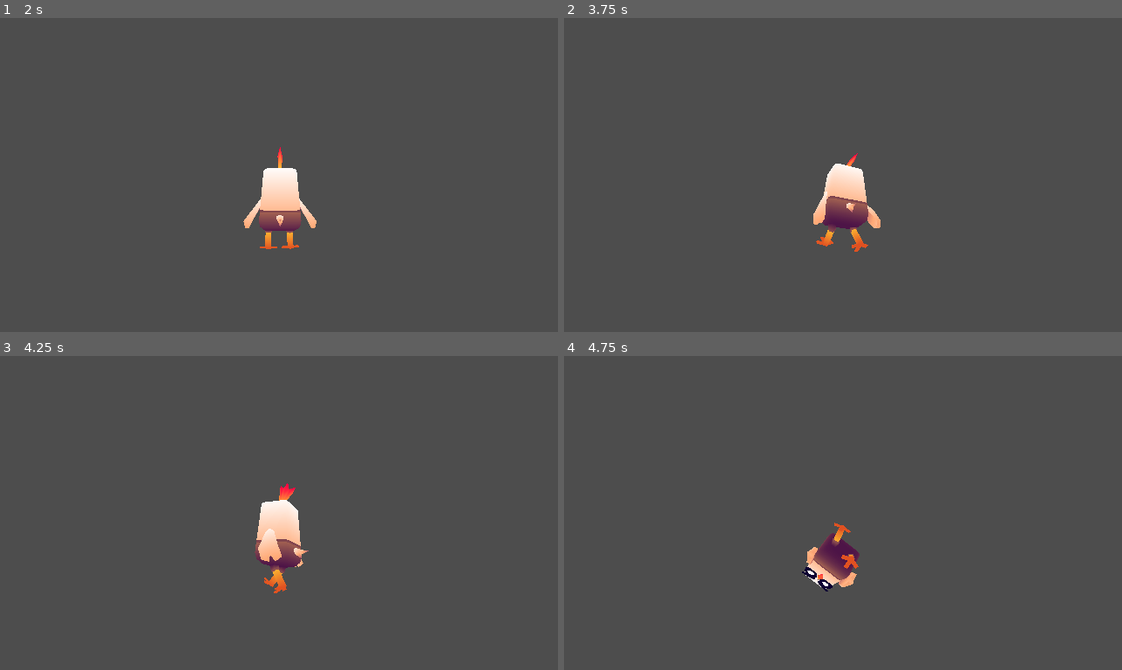
Above: before the commit, frames 1-4 (two rows, left to right).
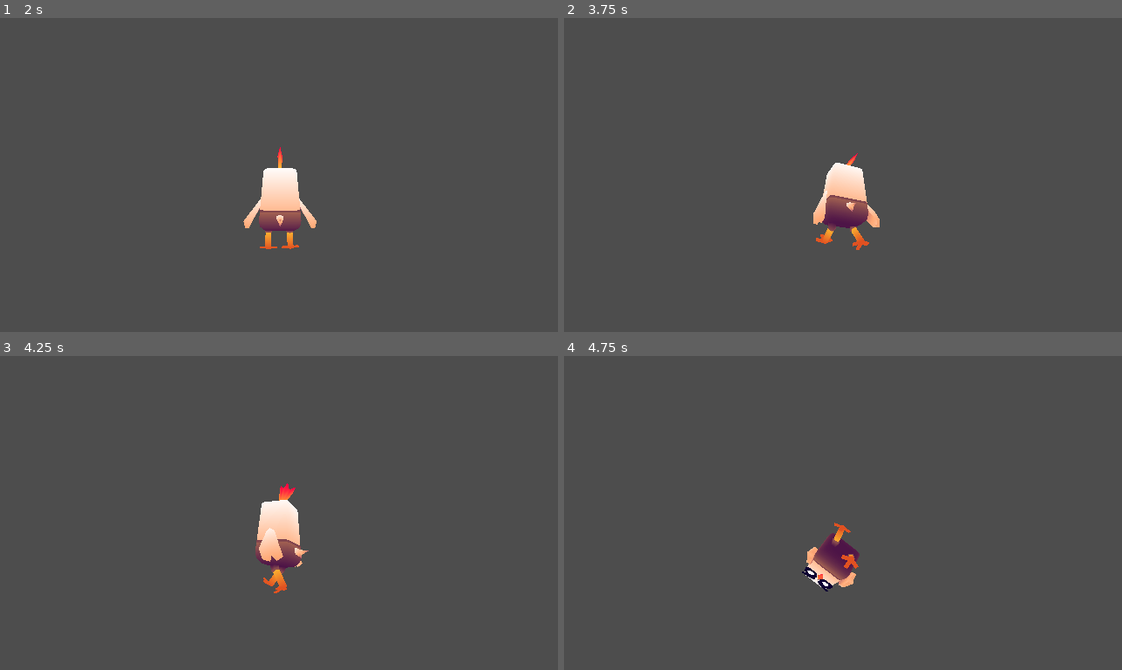
Above: after the commit, the same moments.

Repository: Cucumber-Maki/UoP-2025
Game: Godot game, scene res://scenes/splashScreen/splashScreen.tscn
The game is run twice, just before and just after one commit, with the same random seed, the same clock (stepped at 60 frames per second) and the same inputs.
Inputs (mouse positions are in pixels of both pictures, inside the frame that each line leads up to):
- Up to frame 1 (2 s): tap Enter at 0.5 s; move the mouse to (251, 237) at 0.52 s; hold W (player_move_forward) 0.53-1.25 s; tap Space (player_move_jump) at 0.77 s; click "Play" at 1.25 s
- Up to frame 2 (3.75 s): move the mouse to (887, 178) at 2.02 s; hold W (player_move_forward) 2.03-3.53 s; tap Space (player_move_jump) at 2.27 s; move the mouse to (798, 171) at 2.77 s; move the mouse to (848, 175) at 3.52 s; hold A (player_move_left) from 3.53 s (still down)
- Up to frame 3 (4.25 s): keep holding A (player_move_left); tap Space (player_move_jump) at 3.77 s
- Up to frame 4 (4.75 s): move the mouse to (820, 506) at 4.27 s; release A (player_move_left) at 4.28 s; hold W (player_move_forward) from 4.28 s (still down); tap Space (player_move_jump) at 4.52 s

Frame 1 is identical in both runs. In frame 2, 0.2% of the frame differs, in the area x 44-57%, y 43-75%; in frame 3, 0.1%; in frame 4, less than 0.1%.

Commit message:
fix: Momentum cancelling on environment.

Diff:
--- a/assets/entities/entityBase/entityBase.gd
+++ b/assets/entities/entityBase/entityBase.gd
@@ -53,13 +53,19 @@
 	m_targetVelocity.x = movement.x;
 	m_targetVelocity.y = getTargetGravity(delta);
 	m_targetVelocity.z = movement.y;
+	#
 
+	#
 	m_momentum = m_momentum.move_toward(Vector2(m_targetVelocity.x, m_targetVelocity.z), getStateVariable("MomentumSpeed") * delta);
 	m_targetVelocity.x = m_momentum.x;
 	m_targetVelocity.z = m_momentum.y;
 
 	velocity = m_targetVelocity;
+
+	var lastPosition := position;
 	move_and_slide();
+	var actualVelocity : Vector3 = (position - lastPosition) / delta;
+	m_momentum = Vector2(actualVelocity.x, actualVelocity.z);
 
 ################################################################################
 
